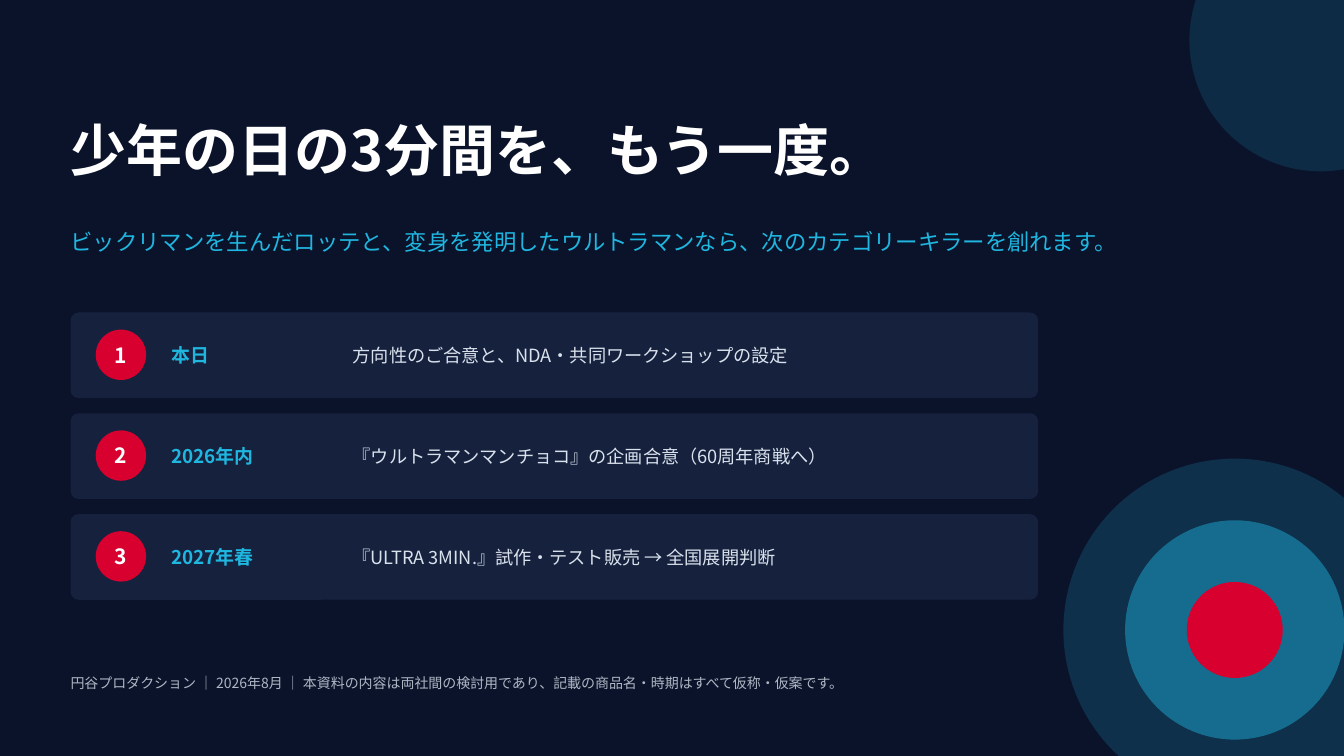
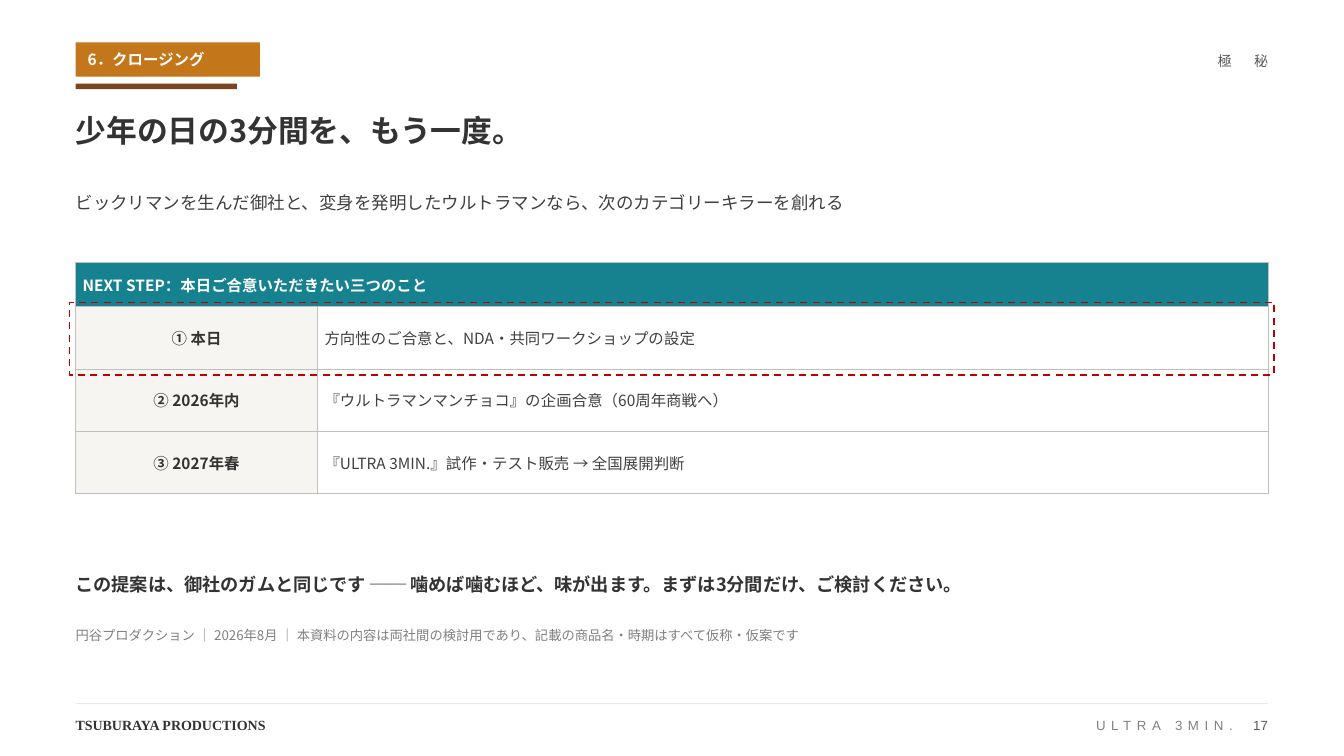
Before and after one commit to hayatoshintani-spe/kessho-lens, a slide deck: slide 17 of docs/proposals/lotte-ultraman-category-proposal.pptx (slide 16 before the commit). Drawn at 1344x756 pixels with LibreOffice and Linux fonts; fonts in the diff are those of the drawing. Boxes give left, top, right and bottom in pixels: in the first picture for what was removed or moved away, otherwise in the second. Text is boxed around its words. In the diff, an @@ line names an element or a change of style, - is before the commit and + after.

```diff
--- a/docs/proposals/lotte-ultraman-category-proposal.pptx
+++ b/docs/proposals/lotte-ultraman-category-proposal.pptx
@@ background #0B132B to #FFFFFF @@
@@ ellipse removed at [1190,0,1344,171] @@
@@ rectangle added at [76,42,260,77], fill #C4761B @@
@@ text added at [88,52,205,66], 11 pt, text #FFFFFF, bold @@
+6．クロージング
@@ text added at [1218,54,1268,67], 10 pt, text #595959 @@
+極 秘
@@ rectangle added at [76,84,237,90], fill #7A4521 @@
@@ text "少年の日の3分間を、もう一度。" at [76,115,524,145]: size 40 to 22 pt, text colour #FFFFFF to #333333 @@
@@ text at [76,194,844,211]: text changed; size 16 to 12.5 pt; text colour #1FB6E0 to #404040 @@
-ビックリマンを生んだロッテと、変身を発明したウルトラマンなら、次のカテゴリーキラーを創れます。
+ビックリマンを生んだ御社と、変身を発明したウルトラマンなら、次のカテゴリーキラーを創れる
@@ table added at [76,262,1268,734], 4 rows, 2 columns @@
+NEXT STEP：本日ご合意いただきたい三つのこと | 
+① 本日 | 方向性のご合意と、NDA・共同ワークショップの設定
+② 2026年内 | 『ウルトラマンマンチョコ』の企画合意（60周年商戦へ）
+③ 2027年春 | 『ULTRA 3MIN.』試作・テスト販売 → 全国展開判断
@@ rectangle added at [70,302,1274,375], outline #C00000 1.25 pt dashed @@
@@ rounded rectangle removed at [71,313,1038,398] @@
@@ ellipse removed at [96,330,146,380] @@
@@ text removed at [115,347,127,363] @@
-1
@@ text removed at [171,346,209,364] @@
-本日
@@ text removed at [353,346,788,364] @@
-方向性のご合意と、NDA・共同ワークショップの設定
@@ rounded rectangle removed at [71,413,1038,499] @@
@@ ellipse removed at [96,431,146,481] @@
@@ text removed at [115,447,127,463] @@
-2
@@ text removed at [171,447,253,465] @@
-2026年内
@@ text removed at [353,447,827,465] @@
-『ウルトラマンマンチョコ』の企画合意（60周年商戦へ）
@@ ellipse removed at [1064,459,1344,756] @@
@@ rounded rectangle removed at [71,514,1038,600] @@
@@ ellipse removed at [96,531,146,582] @@
@@ ellipse removed at [1125,520,1344,740] @@
@@ text removed at [115,548,127,565] @@
-3
@@ text removed at [171,548,253,566] @@
-2027年春
@@ text removed at [353,548,776,566] @@
-『ULTRA 3MIN.』試作・テスト販売 → 全国展開判断
@@ text added at [76,575,962,593], 13 pt, text #333333, bold @@
+この提案は、御社のガムと同じです ── 噛めば噛むほど、味が出ます。まずは3分間だけ、ご検討ください。
@@ ellipse removed at [1187,582,1282,678] @@
@@ text at [76,629,799,641]: text changed; size 10 to 9.5 pt; text colour #AEB8C4 to #808080 @@
-円谷プロダクション ｜ 2026年8月 ｜ 本資料の内容は両社間の検討用であり、記載の商品名・時期はすべて仮称・仮案です。
+円谷プロダクション ｜ 2026年8月 ｜ 本資料の内容は両社間の検討用であり、記載の商品名・時期はすべて仮称・仮案です
@@ line added from (76, 704) to (1268, 704), #E9E9E9 0.75 pt @@
@@ text added at [76,720,265,730], 10 pt, text #333333, bold @@
+TSUBURAYA PRODUCTIONS
@@ text added at [1253,721,1268,730], 9.5 pt, text #808080 @@
+ULTRA 3MIN. 17
```
Also in this commit, not shown: 15 other slides changed, 1 slide added.
